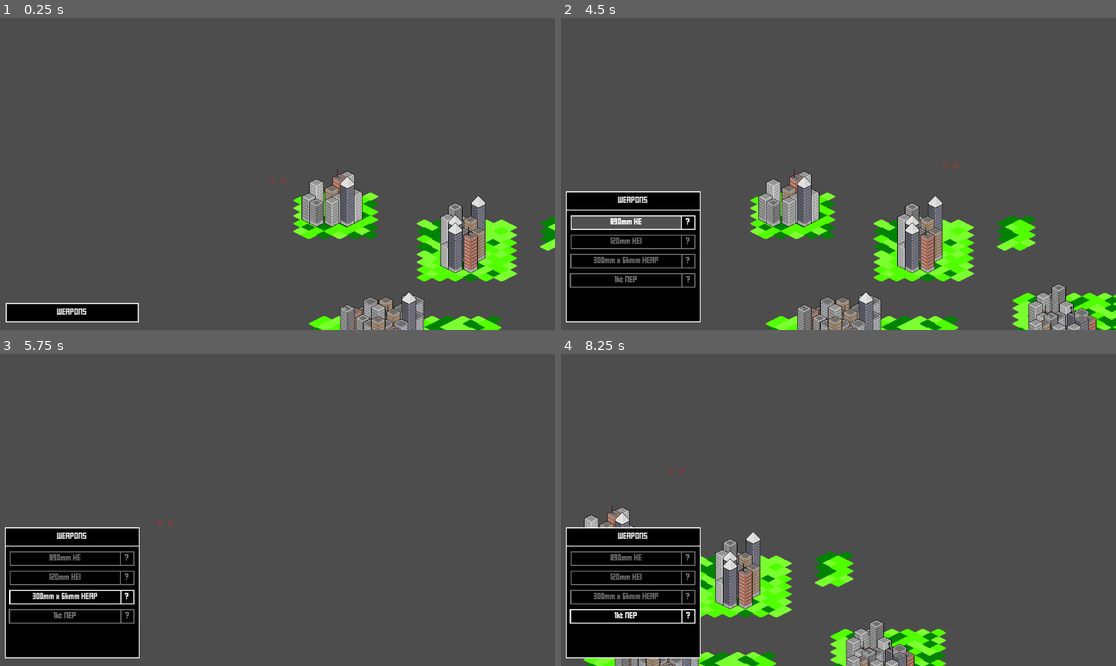
Above: before the commit, frames 1-4 (two rows, left to right).
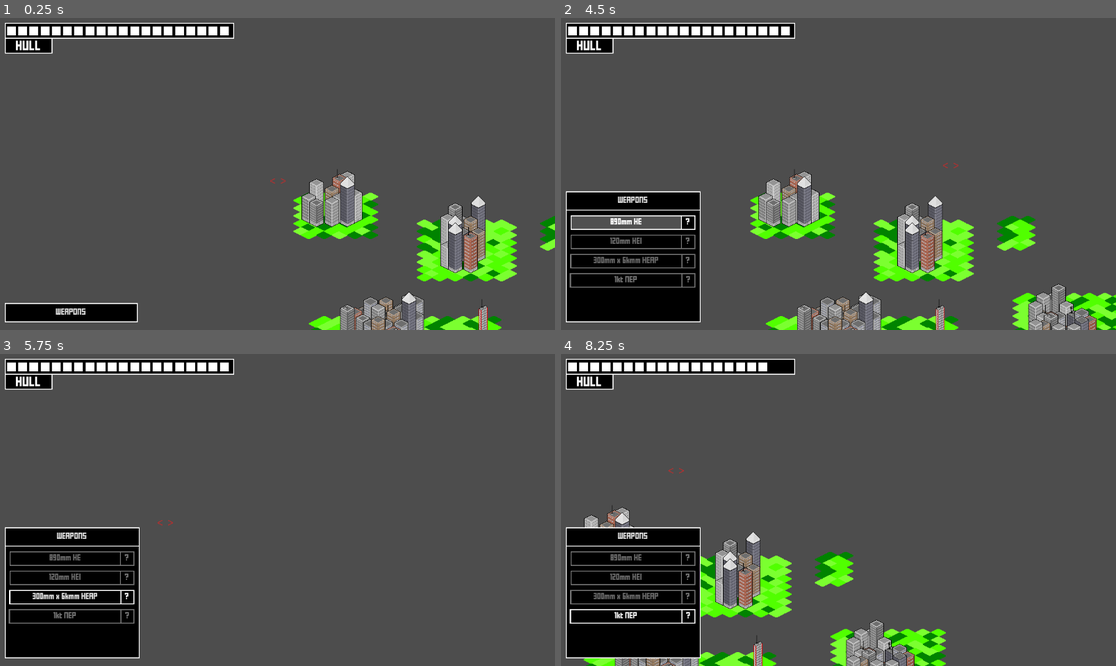
Above: after the commit, the same moments.

Repository: SirThominickIV/Bombardment
Game: Godot game, scene res://Scenes/mainScene.tscn
Two runs of this game, one before a commit and one after it. Both use one fixed random seed, a clock stepped at 60 frames per second and the inputs below.
Inputs (mouse positions are in pixels of both pictures, inside the frame that each line leads up to):
- Up to frame 1 (0.25 s): no input
- Up to frame 2 (4.5 s): click "WEAPONS" at 0.5 s; click "890mm HE" at 1.25 s; click "120mm HEI" at 2 s; click "300mm x 6kmm HEAP" at 2.75 s; click "1kt NEP" at 3.5 s; tap Enter at 4.25 s; move the mouse to (960, 158) at 4.27 s; hold D (right) from 4.28 s (still down); tap 1 (1) at 4.35 s
- Up to frame 3 (5.75 s): tap 2 (2) at 4.55, 5.1 s; move the mouse to (166, 525) at 5.02 s; release D (right) at 5.03 s; hold S (down) from 5.03 s (still down); tap 3 (3) at 5.3 s
- Up to frame 4 (8.25 s): move the mouse to (894, 441) at 5.77 s; release S (down) at 5.78 s; hold D (right) 5.78-6.53 s; tap 3 (3) at 5.85 s; tap 4 (4) at 6.05, 6.6 s; move the mouse to (810, 572) at 6.52 s; hold W (up) 6.53-7.28 s; tap 9 (9) at 6.8, 7.35 s; tap Space at 7.25 s; move the mouse to (1005, 556) at 7.27 s; hold A (left) from 7.28 s (still down); click (1005, 556) at 7.55 s; move the mouse to (672, 463) at 8.02 s; click (672, 463) at 8.1 s

The runs differ from the first frame. In frame 1, 2.6% of the frame differs, in the area x 0-88%, y 1-100%; in frame 2, 2.5%; in frame 3, 2.4%; in frame 4, 2.5%.

Commit message:
Added health, launch tower texture

Diff:
--- a/Art/Textures/MainTileset.tres
+++ b/Resources/MainTileset.tres
@@ -1,19 +1,26 @@
-[gd_resource type="TileSet" load_steps=13 format=3 uid="uid://c8q0o84qc6r2o"]
+[gd_resource type="TileSet" load_steps=15 format=3 uid="uid://c8q0o84qc6r2o"]
 
-[ext_resource type="Texture2D" uid="uid://cyibsk6qr73dp" path="res://Art/Textures/TileSetTextures/0_Selector.png" id="1_8d1ak"]
-[ext_resource type="Texture2D" uid="uid://dwaiu6ee47lod" path="res://Art/Textures/TileSetTextures/13_Fire.png" id="2_o55k5"]
-[ext_resource type="Texture2D" uid="uid://bypugurdfr6of" path="res://Art/Textures/TileSetTextures/2_Earth.png" id="3_m5wf8"]
-[ext_resource type="Texture2D" uid="uid://iitrljg4lrfd" path="res://Art/Textures/TileSetTextures/4_Irradiated_Earth.png" id="4_deb6s"]
-[ext_resource type="Texture2D" uid="uid://dmer4xlab3d5q" path="res://Art/Textures/TileSetTextures/5_Debris.png" id="5_m3t51"]
-[ext_resource type="Texture2D" uid="uid://byouqjew0cmdt" path="res://Art/Textures/TileSetTextures/6_Residential_Buildings.png" id="6_5xpya"]
+[ext_resource type="Texture2D" uid="uid://cyibsk6qr73dp" path="res://Art/Textures/TileSetTextures/0_Selector.png" id="1_lwp72"]
+[ext_resource type="Texture2D" uid="uid://bocqcc1b6xodg" path="res://Art/Textures/TileSetTextures/10_Launch_Tower.png" id="2_nvtor"]
+[ext_resource type="Texture2D" uid="uid://dwaiu6ee47lod" path="res://Art/Textures/TileSetTextures/13_Fire.png" id="3_pdsgg"]
+[ext_resource type="Texture2D" uid="uid://bypugurdfr6of" path="res://Art/Textures/TileSetTextures/2_Earth.png" id="4_pb421"]
+[ext_resource type="Texture2D" uid="uid://iitrljg4lrfd" path="res://Art/Textures/TileSetTextures/4_Irradiated_Earth.png" id="5_ltoib"]
+[ext_resource type="Texture2D" uid="uid://dmer4xlab3d5q" path="res://Art/Textures/TileSetTextures/5_Debris.png" id="6_rb21i"]
+[ext_resource type="Texture2D" uid="uid://byouqjew0cmdt" path="res://Art/Textures/TileSetTextures/6_Residential_Buildings.png" id="7_aok7y"]
 
 [sub_resource type="TileSetAtlasSource" id="TileSetAtlasSource_0niot"]
-texture = ExtResource("1_8d1ak")
+texture = ExtResource("1_lwp72")
 texture_region_size = Vector2i(32, 16)
 0:0/0 = 0
 
+[sub_resource type="TileSetAtlasSource" id="TileSetAtlasSource_rwln7"]
+texture = ExtResource("2_nvtor")
+texture_region_size = Vector2i(32, 92)
+0:0/0 = 0
+0:0/0/texture_origin = Vector2i(0, 38)
+
 [sub_resource type="TileSetAtlasSource" id="TileSetAtlasSource_n8axb"]
-texture = ExtResource("2_o55k5")
+texture = ExtResource("3_pdsgg")
 texture_region_size = Vector2i(32, 32)
 0:0/animation_speed = 10.0
 0:0/animation_mode = 1
@@ -101,3 +108,4 @@
 sources/13 = SubResource("TileSetAtlasSource_n8axb")
 sources/5 = SubResource("TileSetAtlasSource_torex")
 sources/4 = SubResource("TileSetAtlasSource_lkqtr")
+sources/10 = SubResource("TileSetAtlasSource_rwln7")
--- a/Scenes/Levels/level01.tscn
+++ b/Scenes/Levels/level01.tscn
@@ -1,6 +1,6 @@
 [gd_scene load_steps=2 format=4 uid="uid://df3ljbaetjma8"]
 
-[ext_resource type="TileSet" uid="uid://c8q0o84qc6r2o" path="res://Art/Textures/MainTileset.tres" id="1_o62ud"]
+[ext_resource type="TileSet" uid="uid://c8q0o84qc6r2o" path="res://Resources/MainTileset.tres" id="1_o62ud"]
 
 [node name="Level" type="Node"]
 
@@ -33,7 +33,7 @@
 [node name="Foreground" type="TileMapLayer" parent="."]
 y_sort_enabled = true
 position = Vector2(1, 15)
-tile_map_data = PackedByteArray("AAAEACcABgALAAAAAAAFACYABgA …(1088 unchanged characters)… AAAAAAAACAAoABgANAAAAAAADAAoABgAAAAAAAAA=")
+tile_map_data = PackedByteArray("AAAEACcABgALAAAAAAAFACYABgA …(1088 unchanged characters)… AAAAAAAACAAoABgANAAAAAAADAAoABgAAAAAAAAANACgACgAAAAAAAAA=")
 tile_set = ExtResource("1_o62ud")
 
 [node name="Selection" type="TileMapLayer" parent="."]
--- /dev/null
+++ b/Scenes/lostGame.tscn
@@ -0,0 +1,3 @@
+[gd_scene format=3 uid="uid://8rlakay4ty5k"]
+
+[node name="LostGame" type="Node2D"]
--- a/Scenes/mainScene.tscn
+++ b/Scenes/mainScene.tscn
@@ -9,7 +9,7 @@
 [ext_resource type="Script" path="res://Scripts/PlayerController.gd" id="8_b4r31"]
 [ext_resource type="FontFile" uid="uid://drqdvol3hbnrm" path="res://Art/FFFFORWA.TTF" id="9_5d4a4"]
 [ext_resource type="Script" path="res://Scripts/SelectorController.gd" id="9_5dhxu"]
-[ext_resource type="Script" path="res://Scripts/UICcontroller.gd" id="10_3emxv"]
+[ext_resource type="Script" path="res://Scripts/UIController.gd" id="10_3emxv"]
 [ext_resource type="Script" path="res://Scripts/WeaponController.gd" id="10_w6dm4"]
 [ext_resource type="AudioStream" uid="uid://cdqv7dlq6t3v3" path="res://Art/Audio/NightflameMenu/397604__nightflame__menu-fx-01.wav" id="11_5d8fc"]
 [ext_resource type="Script" path="res://Scripts/WelwalaController.gd" id="11_ccjtb"]
@@ -66,6 +66,9 @@
 
 [sub_resource type="Shortcut" id="Shortcut_1x848"]
 events = [SubResource("InputEventKey_nn7gy")]
+
+[sub_resource type="StyleBoxFlat" id="StyleBoxFlat_s5w1m"]
+draw_center = false
 
 [node name="MainController" type="Node2D"]
 script = ExtResource("1_0urec")
@@ -81,6 +84,10 @@
 anchor_top = 0.91358
 anchor_right = 0.25
 anchor_bottom = 0.975309
+offset_left = -2.00004
+offset_top = 0.000183105
+offset_right = -2.00003
+offset_bottom = 0.000183105
 grow_horizontal = 2
 grow_vertical = 2
 theme = ExtResource("3_q6c2x")
@@ -291,6 +298,53 @@
 vertical_alignment = 1
 metadata/_edit_use_anchors_ = true
 
+[node name="Heathbar" type="Panel" parent="CameraController/CanvasLayer"]
+offset_left = 10.0
+offset_top = 10.0
+offset_right = 486.0
+offset_bottom = 74.0
+theme_override_styles/panel = SubResource("StyleBoxFlat_s5w1m")
+
+[node name="BarHousing" type="Panel" parent="CameraController/CanvasLayer/Heathbar"]
+layout_mode = 1
+anchors_preset = -1
+anchor_right = 1.0
+anchor_bottom = 0.515625
+theme_override_styles/panel = ExtResource("3_ocd35")
+metadata/_edit_use_anchors_ = true
+
+[node name="HealthbarText" type="Label" parent="CameraController/CanvasLayer/Heathbar/BarHousing"]
+layout_mode = 1
+anchors_preset = -1
+anchor_left = 0.00420168
+anchor_top = -0.151515
+anchor_right = 1.0
+anchor_bottom = 1.0303
+theme_override_fonts/font = ExtResource("9_5d4a4")
+theme_override_font_sizes/font_size = 28
+text = "◼◼◼◼◼◼◼◼◼◼◼◼◼◼◼◼◼◼◼◼"
+vertical_alignment = 1
+metadata/_edit_use_anchors_ = true
+
+[node name="LabelHousing" type="Panel" parent="CameraController/CanvasLayer/Heathbar"]
+layout_mode = 0
+anchor_top = 0.484375
+anchor_right = 0.207983
+anchor_bottom = 1.0
+theme_override_styles/panel = ExtResource("3_ocd35")
+metadata/_edit_use_anchors_ = true
+
+[node name="Label" type="Label" parent="CameraController/CanvasLayer/Heathbar/LabelHousing"]
+layout_mode = 0
+anchor_top = 0.181818
+anchor_right = 1.0
+anchor_bottom = 1.0
+theme_override_fonts/font = ExtResource("9_5d4a4")
+text = "HULL"
+horizontal_alignment = 1
+vertical_alignment = 1
+metadata/_edit_use_anchors_ = true
+
 [node name="FireController" type="Node" parent="."]
 script = ExtResource("7_cqqfm")
 
@@ -300,16 +354,17 @@
 [node name="SelectorController" type="Node" parent="."]
 script = ExtResource("9_5dhxu")
 
-[node name="UIController" type="Node" parent="." node_paths=PackedStringArray("weaponPanel", "standardArtillery", "incendiary", "rodsFromTheGods", "nuke", "basicButtonSound")]
+[node name="UIController" type="Node" parent="." node_paths=PackedStringArray("weaponPanel", "standardArtillery", "incendiary", "rodsFromTheGods", "nuke", "basicButtonSound", "HealthLabel")]
 script = ExtResource("10_3emxv")
 weaponPanel = NodePath("../CameraController/CanvasLayer/Weapons")
 standardArtillery = NodePath("../CameraController/CanvasLayer/Weapons/StandardArtillery")
 incendiary = NodePath("../CameraController/CanvasLayer/Weapons/Incendiary")
 rodsFromTheGods = NodePath("../CameraController/CanvasLayer/Weapons/RodsFromTheGods")
 nuke = NodePath("../CameraController/CanvasLayer/Weapons/Nuke")
-basicButtonSound = NodePath("AudioStreamPlayer2D")
-
-[node name="AudioStreamPlayer2D" type="AudioStreamPlayer2D" parent="UIController"]
+basicButtonSound = NodePath("BasicButtonSound")
+HealthLabel = NodePath("../CameraController/CanvasLayer/Heathbar/BarHousing/HealthbarText")
+
+[node name="BasicButtonSound" type="AudioStreamPlayer2D" parent="UIController"]
 stream = ExtResource("11_5d8fc")
 
 [node name="WeaponController" type="Node" parent="."]
@@ -346,3 +401,7 @@
 [connection signal="pressed" from="CameraController/CanvasLayer/Weapons/Nuke/NukeButton" to="UIController" method="setWeaponNuke"]
 [connection signal="mouse_entered" from="CameraController/CanvasLayer/Weapons/Nuke/NukeInfo" to="UIController" method="UI_Entered"]
 [connection signal="mouse_exited" from="CameraController/CanvasLayer/Weapons/Nuke/NukeInfo" to="UIController" method="UI_Exited"]
+[connection signal="mouse_entered" from="CameraController/CanvasLayer/Heathbar/BarHousing" to="UIController" method="UI_Entered"]
+[connection signal="mouse_exited" from="CameraController/CanvasLayer/Heathbar/BarHousing" to="UIController" method="UI_Exited"]
+[connection signal="mouse_entered" from="CameraController/CanvasLayer/Heathbar/LabelHousing" to="UIController" method="UI_Entered"]
+[connection signal="mouse_exited" from="CameraController/CanvasLayer/Heathbar/LabelHousing" to="UIController" method="UI_Exited"]
--- a/Scripts/Definitions/SceneDefs.gd
+++ b/Scripts/Definitions/SceneDefs.gd
@@ -14,5 +14,8 @@
 const Explosion = preload("res://Scenes/Prefabs/explosion.tscn")
 const NuclearExplosion = preload("res://Scenes/Prefabs/nuclearExplosion.tscn")
 
+# Menus
+const LostGame = "res://Scenes/lostGame.tscn"
+
 # Levels
 const Levels = [preload("res://Scenes/Levels/level01.tscn")]
--- a/Scripts/Definitions/TileDefs.gd
+++ b/Scripts/Definitions/TileDefs.gd
@@ -14,7 +14,7 @@
 const ElectricInfrastructure = 7
 const Farmland = 8
 const BombShelter = 9
-const MissileSilo = 10
+const LaunchTower = 10
 const ShieldGenerator = 11
 const FireStation = 12
 const Fire = 13
@@ -25,9 +25,9 @@
 Farmland, ShieldGenerator, Nature]
 
 const MovableTiles = [ResidentialBuilding, ElectricInfrastructure,
-Farmland, BombShelter, MissileSilo, ShieldGenerator, FireStation,
+Farmland, BombShelter, LaunchTower, ShieldGenerator, FireStation,
 Nature]
 
 const DestructibleTiles = [ResidentialBuilding, ElectricInfrastructure,
-Farmland, BombShelter, MissileSilo, ShieldGenerator, FireStation,
+Farmland, BombShelter, LaunchTower, ShieldGenerator, FireStation,
 Nature, Rocks]
--- a/Scripts/MainController.gd
+++ b/Scripts/MainController.gd
@@ -46,3 +46,4 @@
 	controllers[ControllerDefs.WeaponController].selectorController = controllers[ControllerDefs.SelectorController]
 	controllers[ControllerDefs.PlayerController].weaponController = controllers[ControllerDefs.WeaponController]
 	controllers[ControllerDefs.UIController].playerController = controllers[ControllerDefs.PlayerController]
+	controllers[ControllerDefs.PlayerController].uiController = controllers[ControllerDefs.UIController]
--- a/Scripts/NodeCull.gd
+++ b/Scripts/NodeCull.gd
@@ -4,7 +4,6 @@
 @export var TicksUntilCull = 200.0
 
 func _physics_process(_delta):
-	print(TicksUntilCull)
 	TicksUntilCull -= 1
 	if(TicksUntilCull < 0):
 		queue_free()
--- a/Scripts/PlayerController.gd
+++ b/Scripts/PlayerController.gd
@@ -2,12 +2,25 @@
 class_name PlayerController
 
 var tilemap
-var weaponController
+var weaponController : WeaponController
+var uiController : UIController
 
 var selectedProjectile = ProjectileDefs.StandardArtillery
-var isMouseOverUI : bool = false
+var isMouseOverUI: bool = false
+var playerHealth: int = 20
 
 func _process(delta):
 
 	if(Input.is_action_just_pressed("mb_left") && !isMouseOverUI):
 		weaponController.spawnProjectile(selectedProjectile)
+		setPlayerHealth(-1)
+
+func setPlayerHealth(delta: int) -> void:
+	playerHealth = playerHealth + delta
+	if(playerHealth > 20):
+		playerHealth = 20
+
+	uiController.setHealthDisplay(playerHealth)
+
+	if(playerHealth <= 0):
+		get_tree().change_scene_to_file(SceneDefs.LostGame)
--- a/Scripts/UICcontroller.gd
+++ b/Scripts/UIController.gd
@@ -1,4 +1,5 @@
 extends Node
+class_name UIController
 
 @export var weaponPanel: Control
 @export var standardArtillery: Control
@@ -7,6 +8,8 @@
 @export var nuke: Control
 
 @export var basicButtonSound: AudioStreamPlayer2D
+
+@export var HealthLabel: Label
 
 const selected = Color("ffffff")
 const deselected = Color("787878")
@@ -35,6 +38,14 @@
 	if(Input.is_action_just_pressed("4")):
 		playerController.selectedProjectile = ProjectileDefs.Nuke
 		basicButtonSound.play()
+
+	if(Input.is_action_just_pressed("9")):
+		setHealthDisplay(1)
+
+func setHealthDisplay(numHealth: int) -> void:
+	HealthLabel.text = ""
+	for i in range(0, numHealth):
+		HealthLabel.text += "◼"
 
 func UI_Entered() -> void:
 	DisplayServer.mouse_set_mode(DisplayServer.MOUSE_MODE_VISIBLE)
Binary file added: Art/Textures/TileSetTextures/10_Launch_Tower.png
Not shown, added: Art/Textures/TileSetTextures/10_Launch_Tower.png.import
Not shown: 2 places in Resources/MainTileset.tres that only renumber resources
Not shown: 1 places in Scenes/mainScene.tscn that only renumber resources
